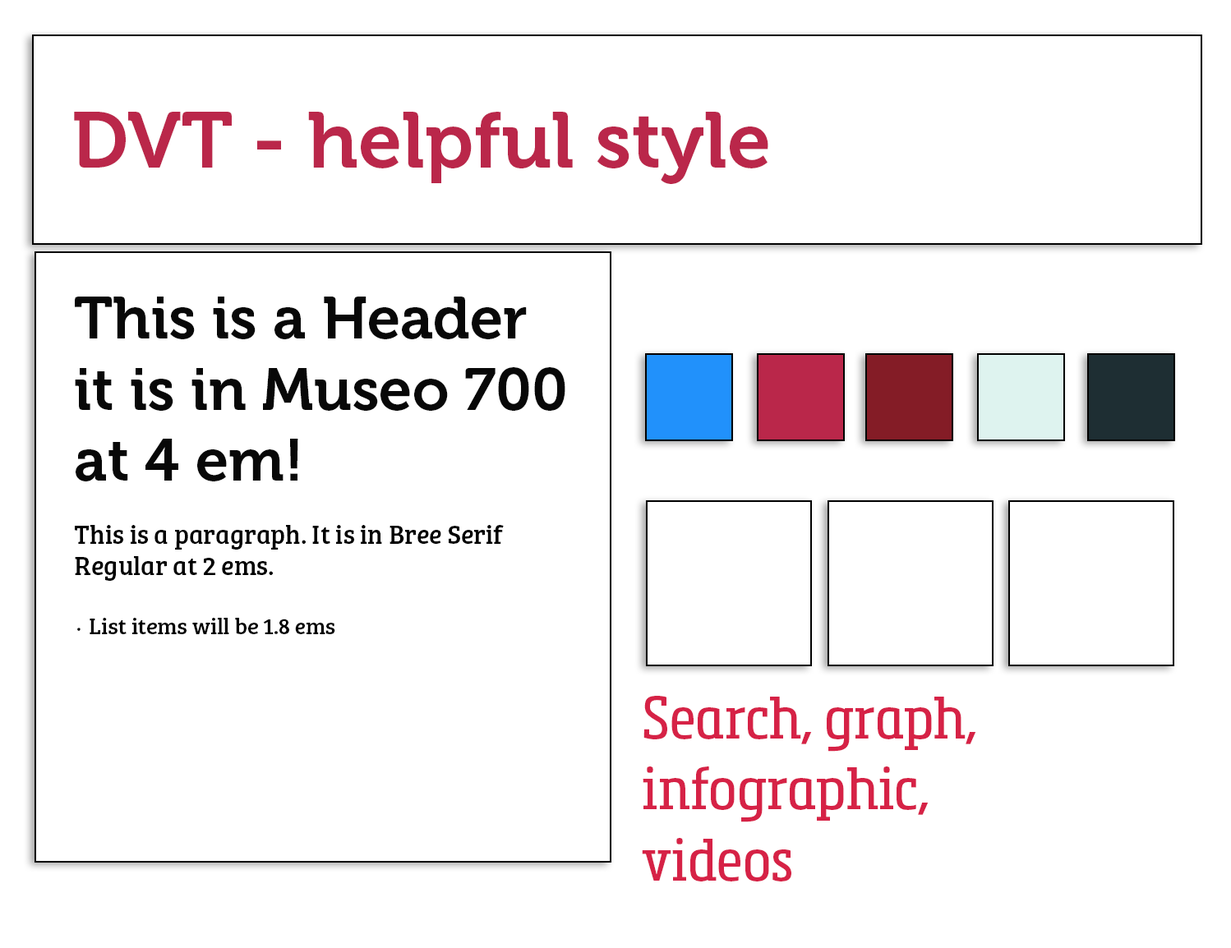
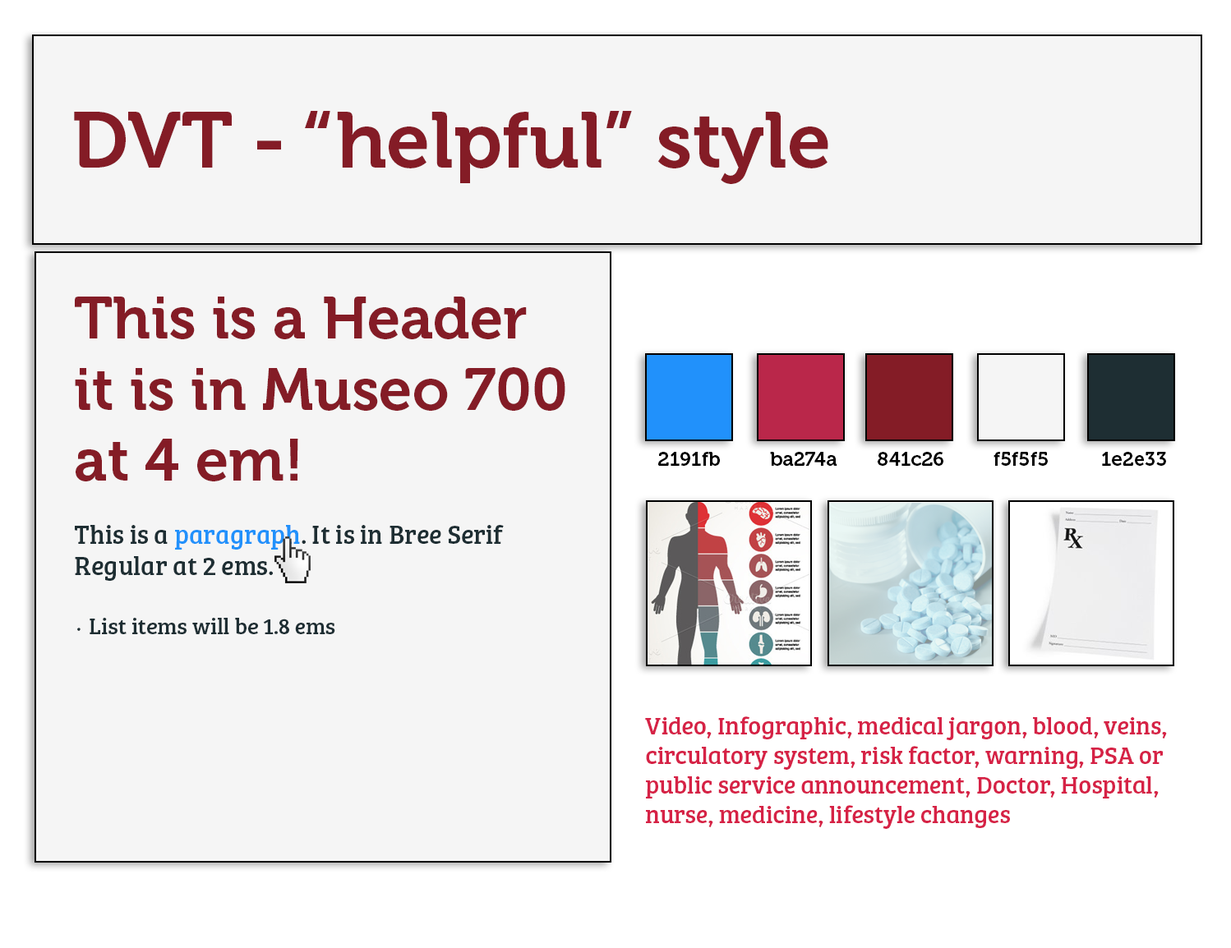
Two versions of the same layered image (1231x948). Layer-by-layer changes:
added layer "Layer 5" above "Layer 4" over [829,502,993,665]
added layer "Layer 4" above "Layer 7" over [647,502,811,665]
added layer "Layer 7" above "Video, Infographic, medical jargon, blood, veins, circulatory" over [274,536,311,584]
renamed "Search, graph, infographic, videos" to "Video, Infographic, medical jargon, blood, veins, circulatory", painted on it over [641,696,1168,882]
added layer "Layer 6" above "1e2e33" over [1024,507,1159,661]
added layer "1e2e33" above "f5f5f5" over [1102,452,1167,467]
added layer "f5f5f5" above "2191fb" over [993,452,1048,467]
added layer "2191fb" above "ba274a" over [658,452,720,467]
added layer "ba274a" above "841c26" over [770,452,838,467]
added layer "841c26" above "DVT - “helpful” style" over [877,452,944,467]
renamed "DVT - helpful style" to "DVT - “helpful” style", painted on it over [73,110,829,185]
painted on "This is a Header it is in Museo 700 at 4 em! This is a paragr" over [74,296,566,635]
painted on "Layer 1" over [33,36,1201,863]
